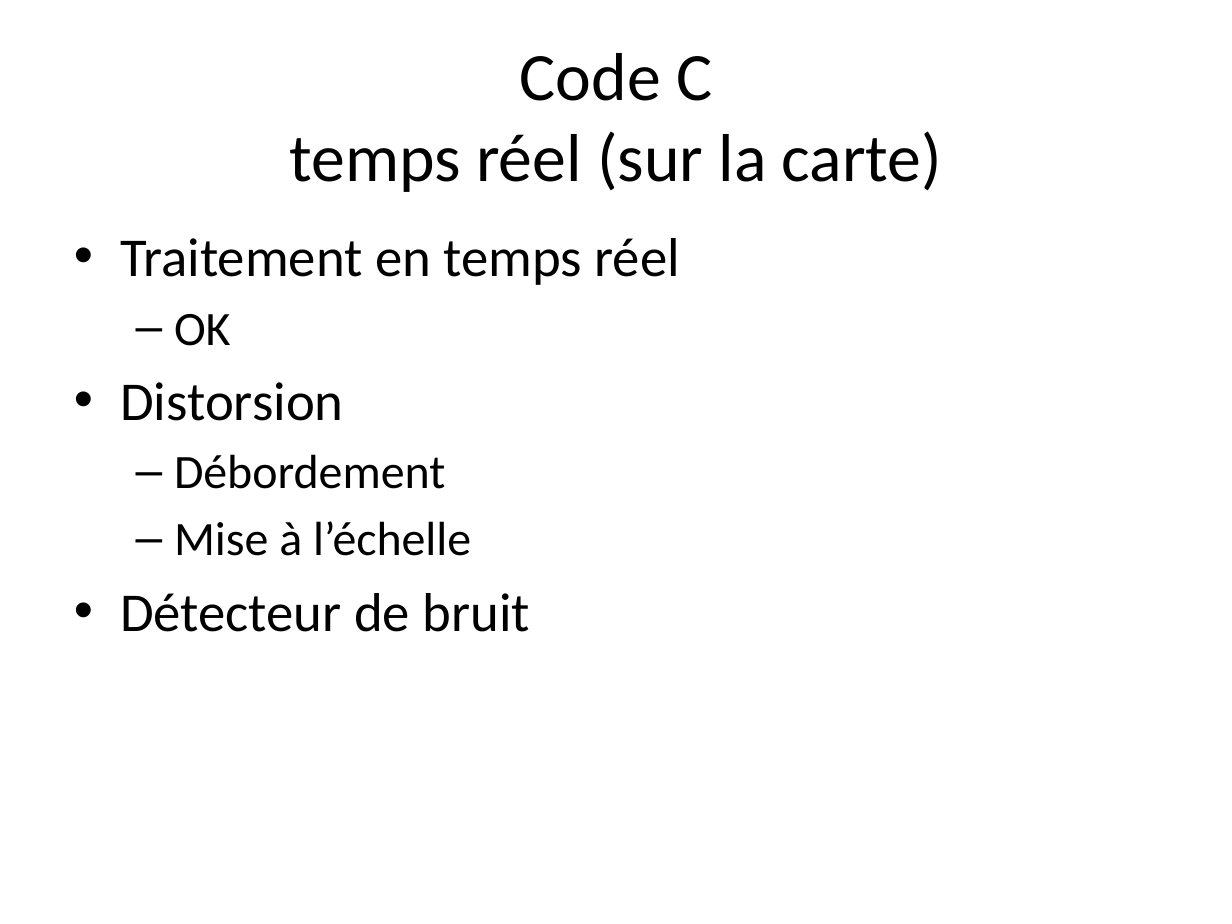
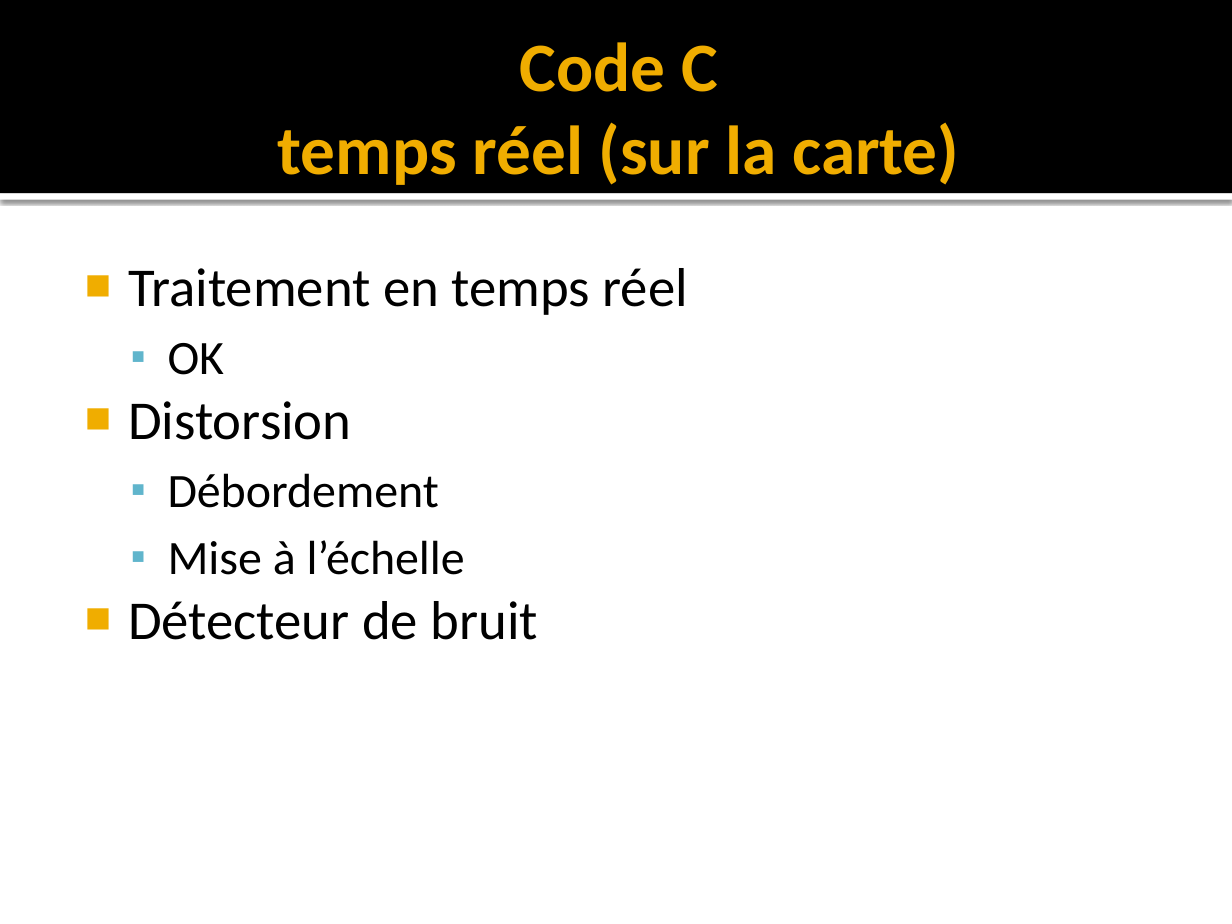
Before and after one commit to pelavoie/sys835, a slide deck: slide 9 of presentation/Presentation-Rick.pptx. Drawn at 1232x924 pixels with LibreOffice and Linux fonts; fonts in the diff are those of the drawing. Boxes give left, top, right and bottom in pixels: in the first picture for what was removed or moved away, otherwise in the second. Text is boxed around its words. In the diff, an @@ line names an element or a change of style, - is before the commit and + after.

```diff
--- a/presentation/Presentation-Rick.pptx
+++ b/presentation/Presentation-Rick.pptx
@@ rectangle added at <box>0,0,1232,193</box>, fill #000000 @@
@@ title "Code C temps réel (sur ...": place and size @@
-title "Code C temps réel (sur ..." at <box>289,53,942,192</box>
+title "Code C temps réel (sur ..." at <box>278,42,959,185</box>
@@ title "Code C temps réel (sur ..." at <box>278,42,959,185</box>: size 39.6 to 40.5 pt, text colour #000000 to #F0AD00, bold on @@
@@ rectangle added at <box>0,193,1232,200</box>, fill #FFFFFF @@
@@ text "Traitement en temps réel": place and size @@
-text "Traitement en temps réel" at <box>120,238,680,632</box>
+text "Traitement en temps réel" at <box>128,268,688,640</box>
@@ text "Traitement en temps réel" at <box>128,268,688,640</box>: bullet • to ■; less space between paragraphs; bullet – to ▪ @@
```
Also in this commit, not shown: 9 other slides changed.
